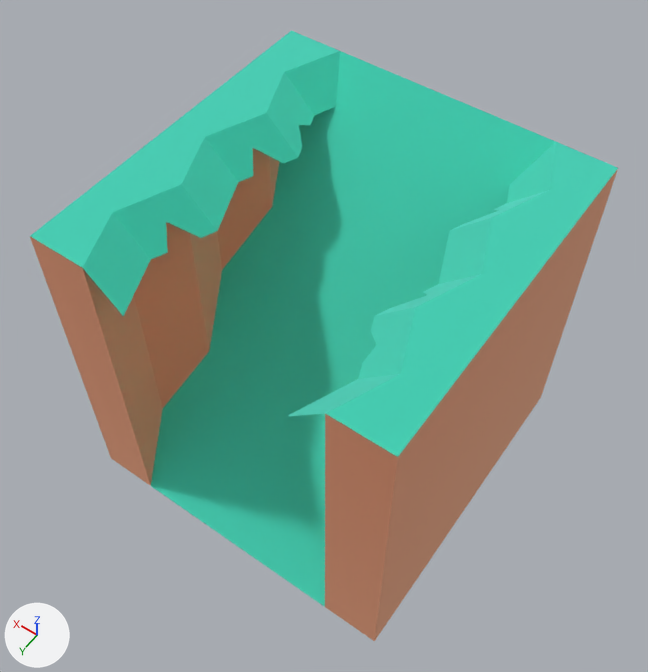
The glTF model packs/nature-kit/cliff-blockslopewalls-rock.glb: old version first, new version second.
Before and after are seen from a 50 mm camera at (-0.891, 1.288, 2.433) aimed at (0.013, 0.021, 0.442). The lights are fixed; the arrows at lower left show +X, +Y and +Z. The older version comes first. Where no turn or scale is listed for an object, it has been applied to the vertices.

In view in the first picture: 'cliff_blockSlopeWalls_rock'.
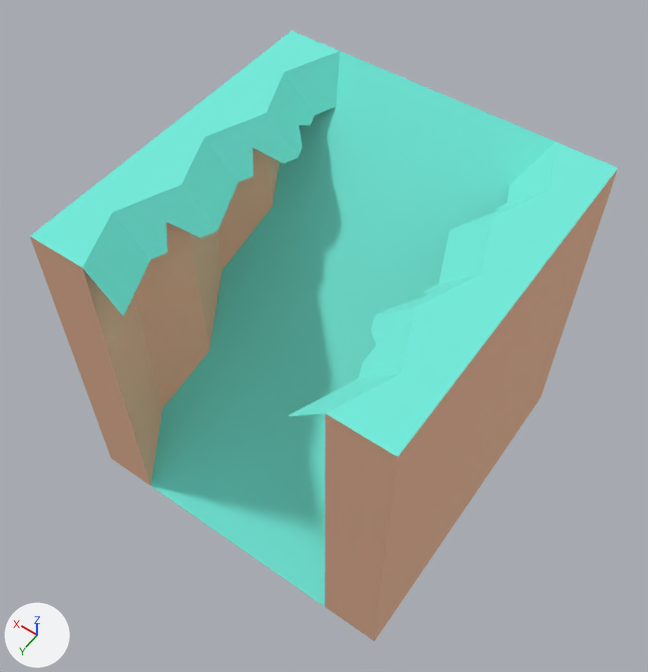
Changed parts and their boxes [x1, y1, x2, y2] in the pictures (648 x 672 px):
'cliff_blockSlopeWalls_rock', surface changed
    both: [30, 31, 618, 641]

The change, as a list of edits to the scene's bpy script:
```text
Change mat_dirt:
    mat_dirt.metallic: 1.0 -> 0.0
Change mat_grass:
    mat_grass.metallic: 1.0 -> 0.0
Remove ob_tmpparent:
    ob_tmpparent = bpy.data.objects.new('tmpParent', None)
    ob_tmpparent.location = (0.0, 0.0, 0.0)
```
